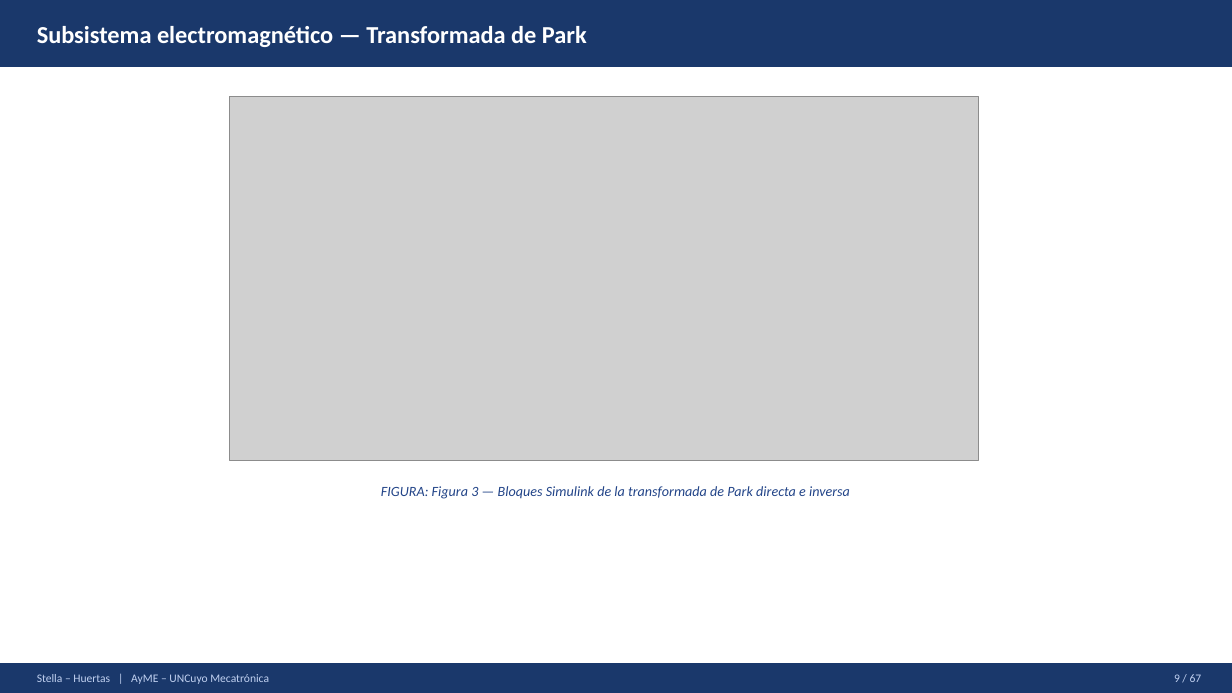
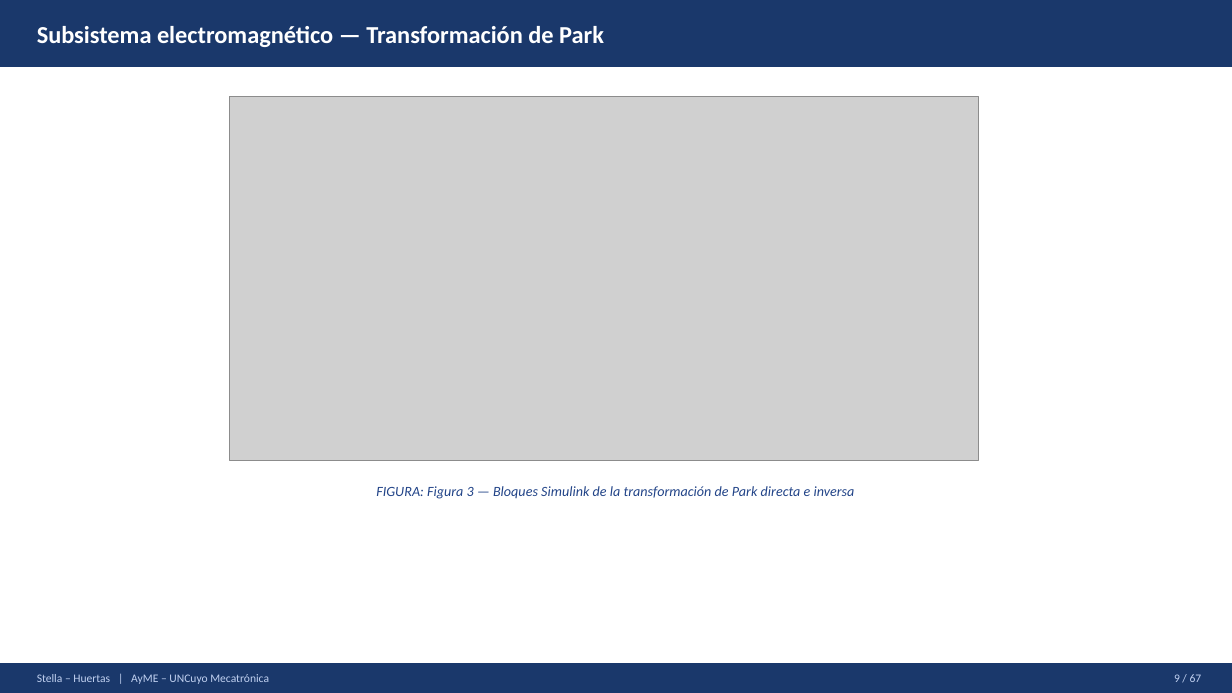
Before and after one commit to Juan-Stella/Automatica-y-maquinas-electricas-final, a slide deck: slide 12 of Presentación/AyME_Stella_Huertas_Presentacion1.pptx. Drawn at 1232x693 pixels with LibreOffice and Linux fonts; fonts in the diff are those of the drawing; grey boxes stand for pictures. Boxes give left, top, right and bottom in pixels: in the first picture for what was removed or moved away, otherwise in the second. Text is boxed around its words. In the diff, an @@ line names an element or a change of style, - is before the commit and + after.

```diff
--- a/Presentación/AyME_Stella_Huertas_Presentacion1.pptx
+++ b/Presentación/AyME_Stella_Huertas_Presentacion1.pptx
@@ text at bbox=[37, 26, 604, 47]: text changed @@
-Subsistema electromagnético — Transformada de Park
+Subsistema electromagnético — Transformación de Park
@@ text at bbox=[376, 486, 855, 499]: text changed @@
-FIGURA: Figura 3 — Bloques Simulink de la transformada de Park directa e inversa
+FIGURA: Figura 3 — Bloques Simulink de la transformación de Park directa e inversa
```
Also in this commit, not shown: 2 other slides changed.
